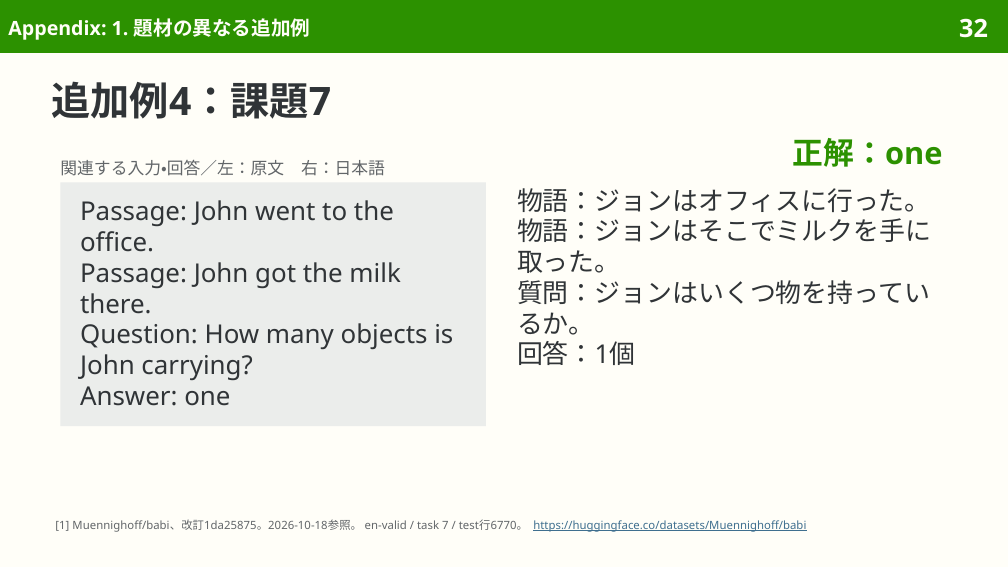
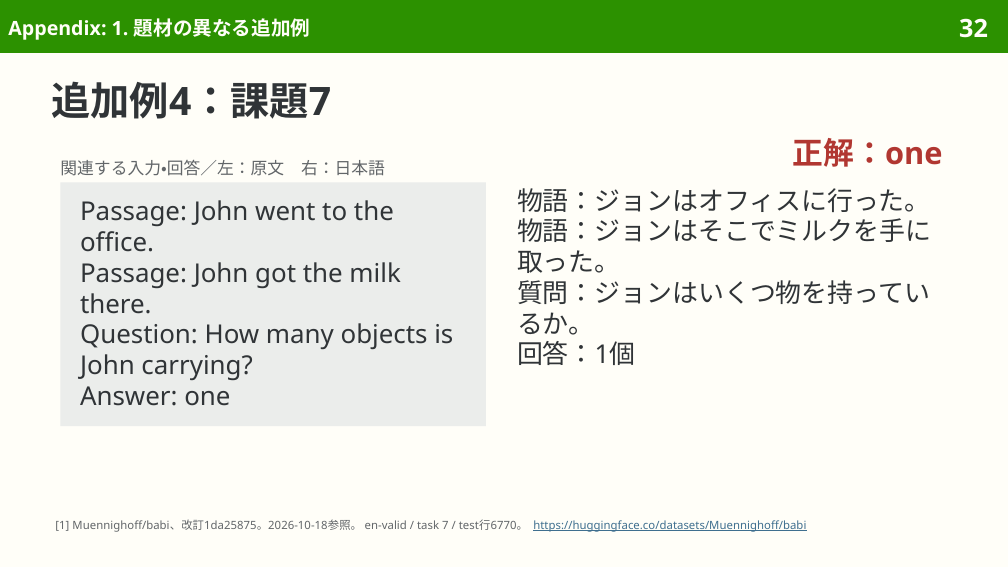
Before and after one commit to sasakiy84/datasets-in-10-minutes, a slide deck: slide 32 of slides/datasets-in-10-minutes-babi.pptx. Drawn at 1008x567 pixels with LibreOffice and Linux fonts; fonts in the diff are those of the drawing. Boxes give left, top, right and bottom in pixels: in the first picture for what was removed or moved away, otherwise in the second. Text is boxed around its words. In the diff, an @@ line names an element or a change of style, - is before the commit and + after.

Commit message:
slides(babi): use burgundy theme accent for answers

```diff
--- a/slides/datasets-in-10-minutes-babi.pptx
+++ b/slides/datasets-in-10-minutes-babi.pptx
@@ text "正解：one" at (x1=793, y1=138, x2=943, y2=167): text colour #2C9100 to #B13731 @@
```
Also in this commit, not shown: 15 other slides changed, 8 other files.
